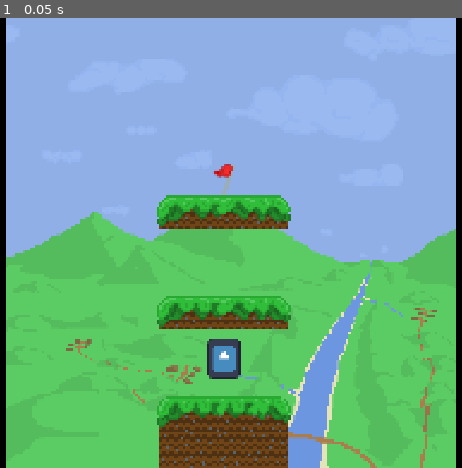
Above: before the commit, frame 1.
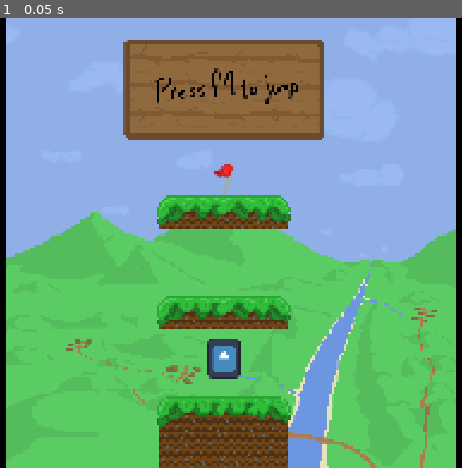
Above: after the commit, the same moment.

Repository: Peanutypowers/Technical-Hurdles
Game: Godot game, scene res://Scenes/Platformer2.tscn
Two runs of this game, one before a commit and one after it. Both use one fixed random seed, a clock stepped at 60 frames per second and the inputs below. This scene is started directly instead of the project's main scene. The engine's default icon, where the game draws it, is replaced by a stand-in: a white triangle on a blue panel in a dark square.
Inputs:
- Up to frame 1 (0.05 s): no input

The runs differ from the first frame. In frame 1, 9.7% of the frame differs, in the area x 26-71%, y 4-28%.
Error in both runs: Attempt to call function 'play' in base 'null instance' on a null instance. (res://Scripts/platformer_character.gd:38)

Commit message:
fix animations

Diff:
--- a/Scenes/Platformer2.tscn
+++ b/Scenes/Platformer2.tscn
@@ -8,6 +8,7 @@
 [ext_resource type="Script" uid="uid://b0wiuy1sj0c2s" path="res://Scenes/flag_area_2d.gd" id="5_gqjbn"]
 [ext_resource type="Script" uid="uid://bls0ma7w114dq" path="res://Scripts/black_bar.gd" id="7_ljuy8"]
 [ext_resource type="Texture2D" uid="uid://c4v25lcn2gnpr" path="res://assets/blackBar_crack.png" id="8_tctye"]
+[ext_resource type="Texture2D" uid="uid://2jyyx27nqk5v" path="res://assets/PressF4ToJump.png" id="9_ljuy8"]
 
 [sub_resource type="CapsuleShape2D" id="CapsuleShape2D_gqjbn"]
 radius = 18.0
@@ -213,5 +214,13 @@
 scale = Vector2(4.00207, 4.110814)
 sprite_frames = SubResource("SpriteFrames_wru14")
 
+[node name="TextureRect2" type="TextureRect" parent="." unique_id=1066733724]
+offset_left = 444.0
+offset_top = -391.0
+offset_right = 2444.0
+offset_bottom = 1859.0
+scale = Vector2(0.5, 0.5)
+texture = ExtResource("9_ljuy8")
+
 [connection signal="area_entered" from="flag_waving/Area2D" to="flag_waving/Area2D" method="_on_area_entered"]
 [connection signal="body_entered" from="flag_waving/Area2D" to="flag_waving/Area2D" method="_on_body_entered"]
--- a/Scenes/main.tscn
+++ b/Scenes/main.tscn
@@ -328,6 +328,8 @@
 [connection signal="cooper_image_3" from="Loading Screen/TextureRect" to="Loading Screen/TitleBackground" method="_cooper_image_3"]
 [connection signal="cooper_image_4" from="Loading Screen/TextureRect" to="Loading Screen/TitleBackground" method="_cooper_image_4"]
 [connection signal="cooper_image_5" from="Loading Screen/TextureRect" to="Loading Screen/TitleBackground" method="_cooper_image_5"]
+[connection signal="cooper_image_6" from="Loading Screen/TextureRect" to="Loading Screen/TitleBackground" method="_cooper_image_6"]
+[connection signal="cooper_image_7" from="Loading Screen/TextureRect" to="Loading Screen/TitleBackground" method="_cooper_image_7"]
 [connection signal="progress_bar_broken" from="Loading Screen/TextureRect" to="." method="_progress_bar_broken"]
 [connection signal="progress_bar_broken" from="Loading Screen/TextureRect" to="Loading Screen/TextureRect/Fracture1" method="_progress_bar_broken"]
 [connection signal="progress_bar_broken" from="Loading Screen/TextureRect" to="Loading Screen/TextureRect/Fracture2" method="_progress_bar_broken"]
--- a/Scenes/platformer.tscn
+++ b/Scenes/platformer.tscn
@@ -8,6 +8,7 @@
 [ext_resource type="Script" uid="uid://b0wiuy1sj0c2s" path="res://Scenes/flag_area_2d.gd" id="5_xp55e"]
 [ext_resource type="Script" uid="uid://bls0ma7w114dq" path="res://Scripts/black_bar.gd" id="7_l2b43"]
 [ext_resource type="Texture2D" uid="uid://c4v25lcn2gnpr" path="res://assets/blackBar_crack.png" id="8_8of63"]
+[ext_resource type="Texture2D" uid="uid://6w55ag6xblen" path="res://assets/PressAltToRun.png" id="9_l2b43"]
 
 [sub_resource type="CapsuleShape2D" id="CapsuleShape2D_emsnq"]
 radius = 18.0
@@ -227,5 +228,13 @@
 scale = Vector2(4.00207, 4.110814)
 sprite_frames = SubResource("SpriteFrames_k2fng")
 
+[node name="TextureRect2" type="TextureRect" parent="." unique_id=1023676742]
+offset_left = 476.0
+offset_top = -362.0
+offset_right = 2476.0
+offset_bottom = 1888.0
+scale = Vector2(0.5, 0.5)
+texture = ExtResource("9_l2b43")
+
 [connection signal="area_entered" from="flag_waving/Area2D" to="flag_waving/Area2D" method="_on_area_entered"]
 [connection signal="body_entered" from="flag_waving/Area2D" to="flag_waving/Area2D" method="_on_body_entered"]
--- a/Scripts/progress_bar.gd
+++ b/Scripts/progress_bar.gd
@@ -1,10 +1,12 @@
 extends TextureRect
 
 signal progress_bar_broken
-signal cooper_image_2
+signal 	cooper_image_2
 signal 	cooper_image_3
 signal 	cooper_image_4
 signal 	cooper_image_5
+signal 	cooper_image_6
+signal cooper_image_7
 
 var mouse_pos
 var mouse_pressed = false
@@ -84,6 +86,10 @@
 
 	if progress_break_flag >= 3 and !completed_fracture:
 		progress_bar_broken.emit()
+		cooper_image_6.emit()
+		await get_tree().create_timer(3.0).timeout
+		cooper_image_7.emit()
+
 		if animation_check:
 			$FractureAnimation.visible = true
 			$FractureAnimation.play()
--- a/Scripts/title_background.gd
+++ b/Scripts/title_background.gd
@@ -19,3 +19,7 @@
 	$".".texture = load("res://assets/Cooper3.png")
 func _cooper_image_5() -> void:
 	$".".texture = load("res://assets/Cooper4.png")
+func _cooper_image_6() -> void:
+	$".".texture = load("res://assets/Cooper6.png")
+func _cooper_image_7() -> void:
+	$".".texture = load("res://assets/Cooper7.png")
Binary file added: assets/Cooper6.png
Not shown, added: assets/Cooper6.png.import
Binary file added: assets/Cooper7.png
Not shown, added: assets/Cooper7.png.import
